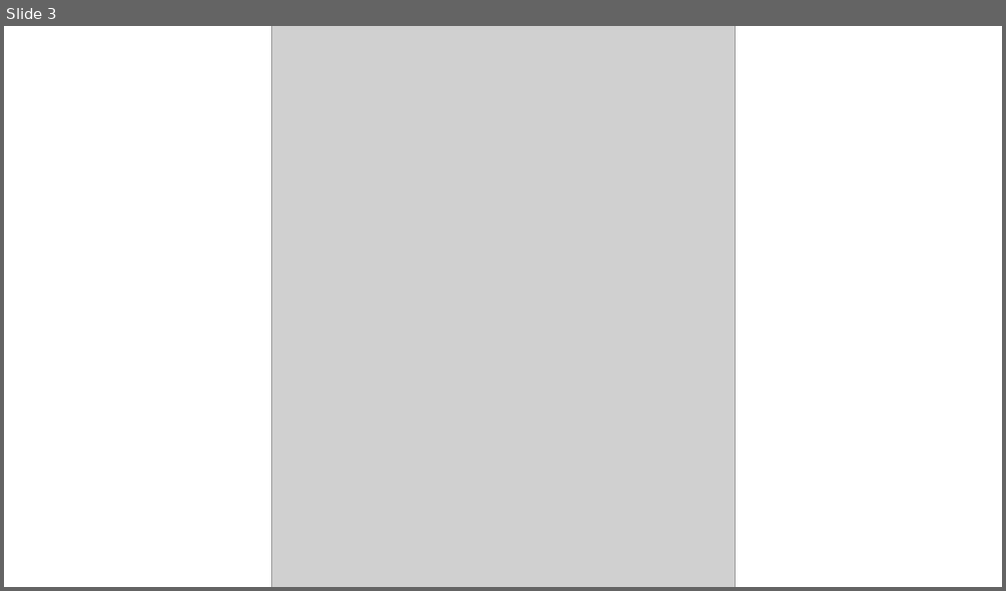
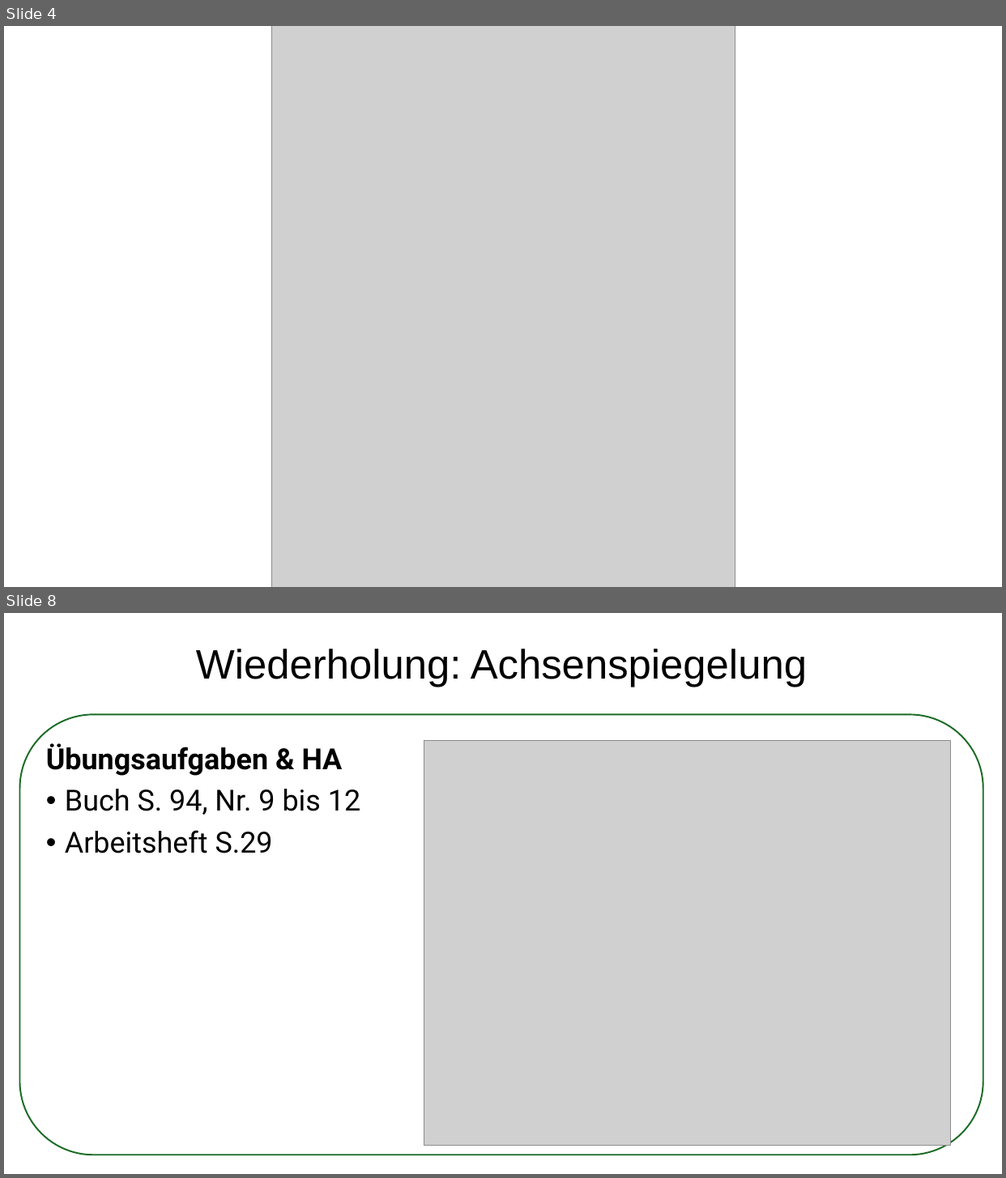
Before and after one commit to arvicodes/JohnnyMonkey, a slide deck: J-M-Reihen/Mathe/Klasse 7/Kap.3 - Geometrische Abbildungen/#_Reihenplan.pptx. Shown one above the other, each under a label of ours: slide 3 before the commit, slides 4 and 8 after it; the slides between them are not shown. The pictures are 1006x591 and 1006x1178 pixels, drawn with LibreOffice and Linux fonts; fonts in the diff are those of the drawing; grey boxes stand for pictures. Boxes give left, top, right and bottom in pixels: in the first picture for what was removed or moved away, otherwise in the second. Text is boxed around its words. In the diff, an @@ line names an element or a change of style, - is before the commit and + after.

```diff
--- a/J-M-Reihen/Mathe/Klasse 7/Kap.3 - Geometrische Abbildungen/#_Reihenplan.pptx
+++ b/J-M-Reihen/Mathe/Klasse 7/Kap.3 - Geometrische Abbildungen/#_Reihenplan.pptx
@@ slide 8 added at (x1=4, y1=613, x2=1002, y2=1174), background #FFFFFF @@
@@ text added at (x1=196, y1=649, x2=807, y2=688), 39.6 pt, text #000000 @@
+Wiederholung: Achsenspiegelung
@@ rounded rectangle added at (x1=19, y1=715, x2=983, y2=1156), fill #FFFFFF, outline #196B24 1.5 pt @@
@@ text added at (x1=46, y1=743, x2=360, y2=854), 28 pt, text #000000 @@
+Übungsaufgaben & HA
+• Buch S. 94, Nr. 9 bis 12
+• Arbeitsheft S.29
@@ picture added at (x1=424, y1=740, x2=950, y2=1145) @@
@@ what was slide 3 is now slide 4 @@
```
Also in this commit, not shown: 1 slide changed, 8 other slides added, 43 other files.
